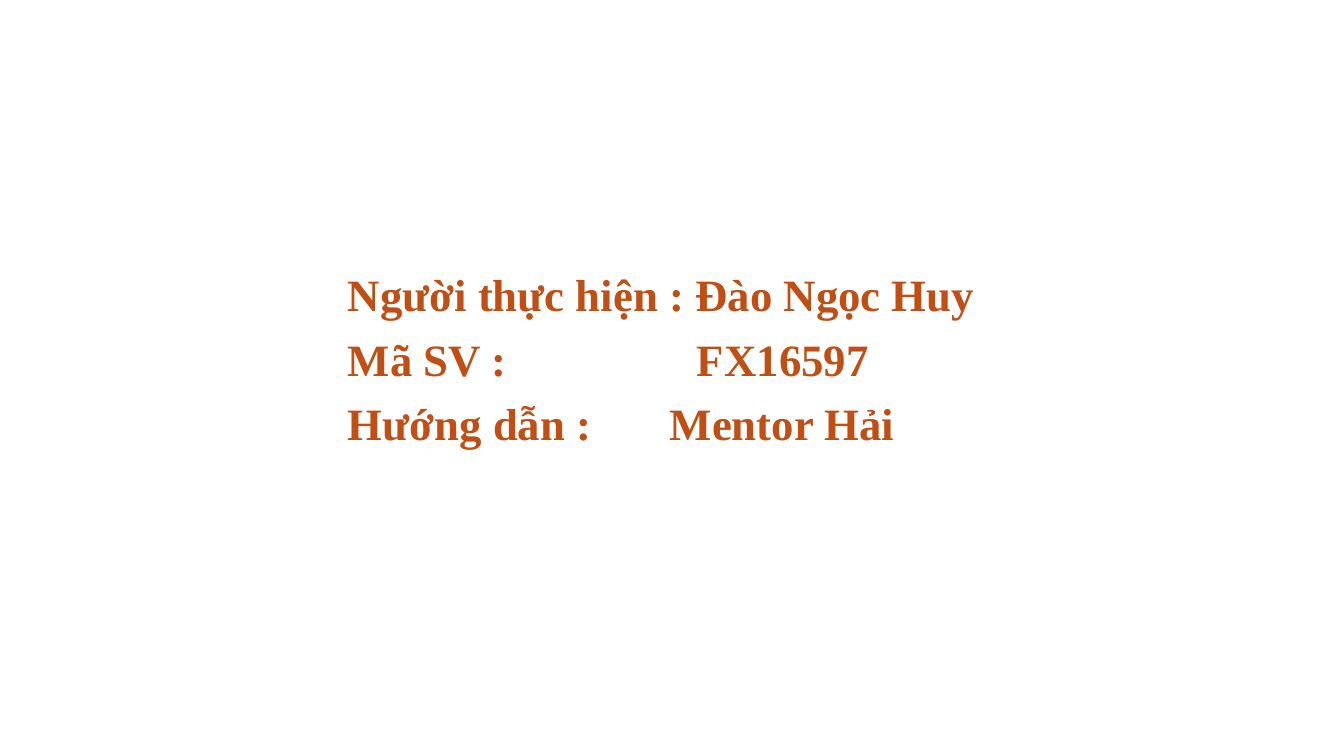
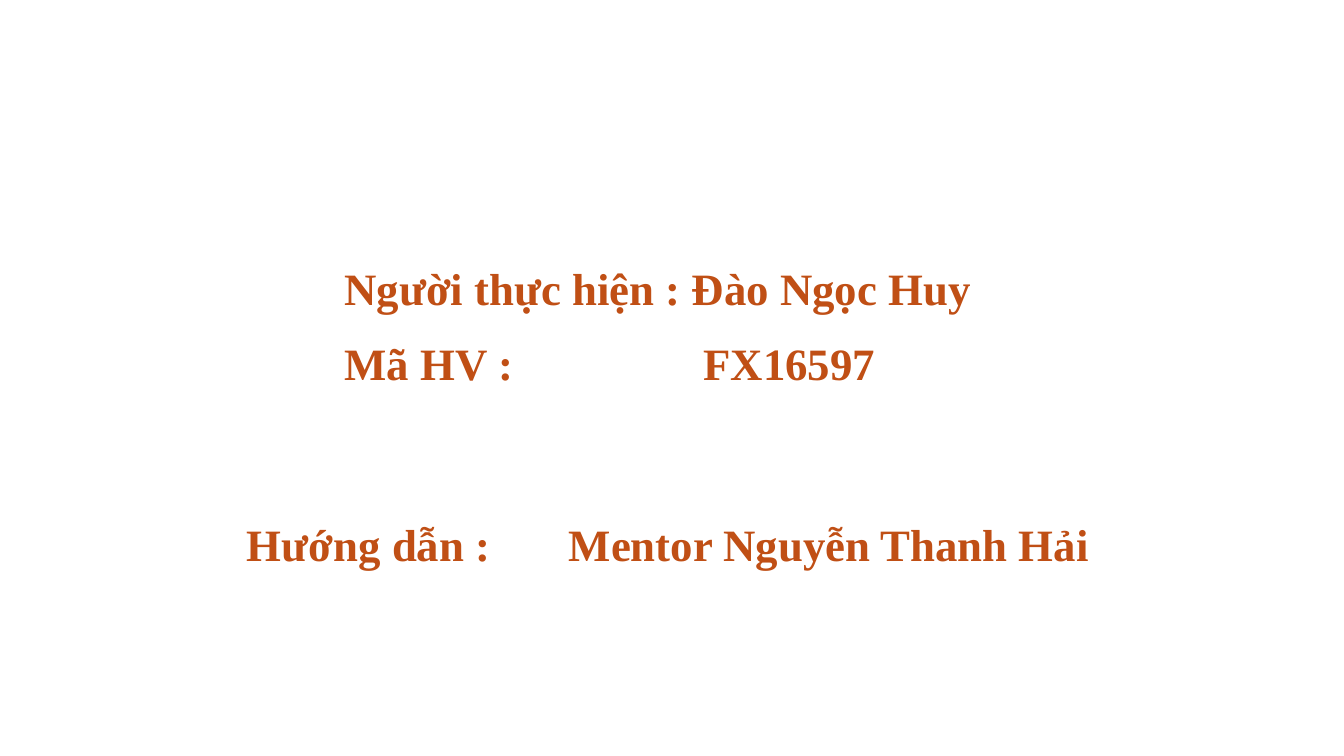
Before and after one commit to daongochuy/huydaodoanfx16597, a slide deck: slide 2 of Doan_DaoNgocHuy_Fx16597.pptm. Drawn at 1344x756 pixels with LibreOffice and Linux fonts; fonts in the diff are those of the drawing; background and template pictures are left out. Boxes give left, top, right and bottom in pixels: in the first picture for what was removed or moved away, otherwise in the second. Text is boxed around its words. In the diff, an @@ line names an element or a change of style, - is before the commit and + after.

```diff
--- a/Doan_DaoNgocHuy_Fx16597.pptm
+++ b/Doan_DaoNgocHuy_Fx16597.pptm
@@ text "Người thực hiện : Đào ...": place and size @@
-text "Người thực hiện : Đào ..." at (348,279,974,321)
+text "Người thực hiện : Đào ..." at (345,273,970,314)
@@ text at (345,348,875,381): text changed @@
-Mã SV : FX16597
+Mã HV : FX16597
@@ text at (247,527,1089,571): text changed @@
-Hướng dẫn : Mentor Hải
+Hướng dẫn : Mentor Nguyễn Thanh Hải
```
Also in this commit, not shown: 13 other slides changed, 3 other files.
